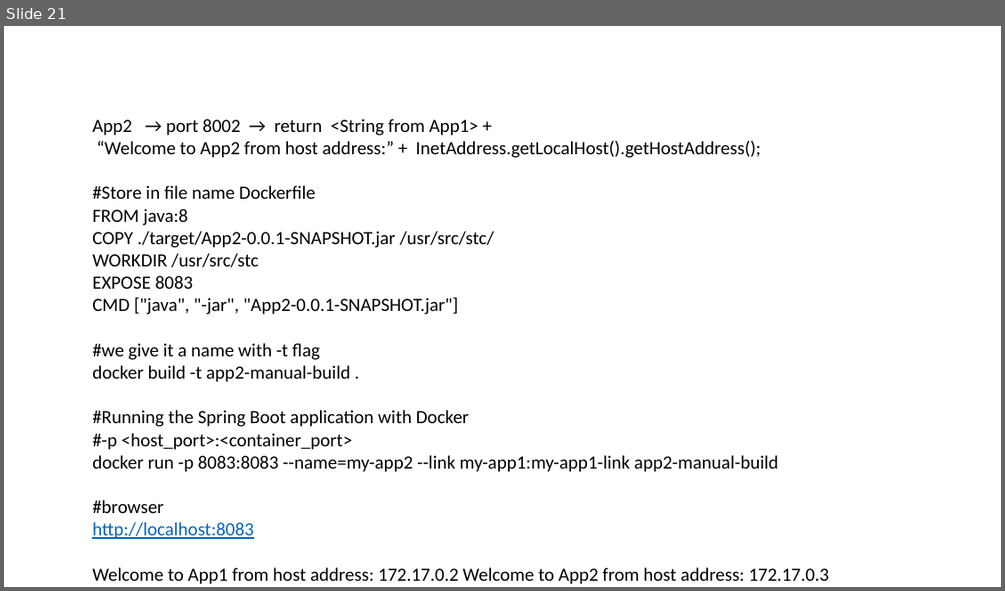
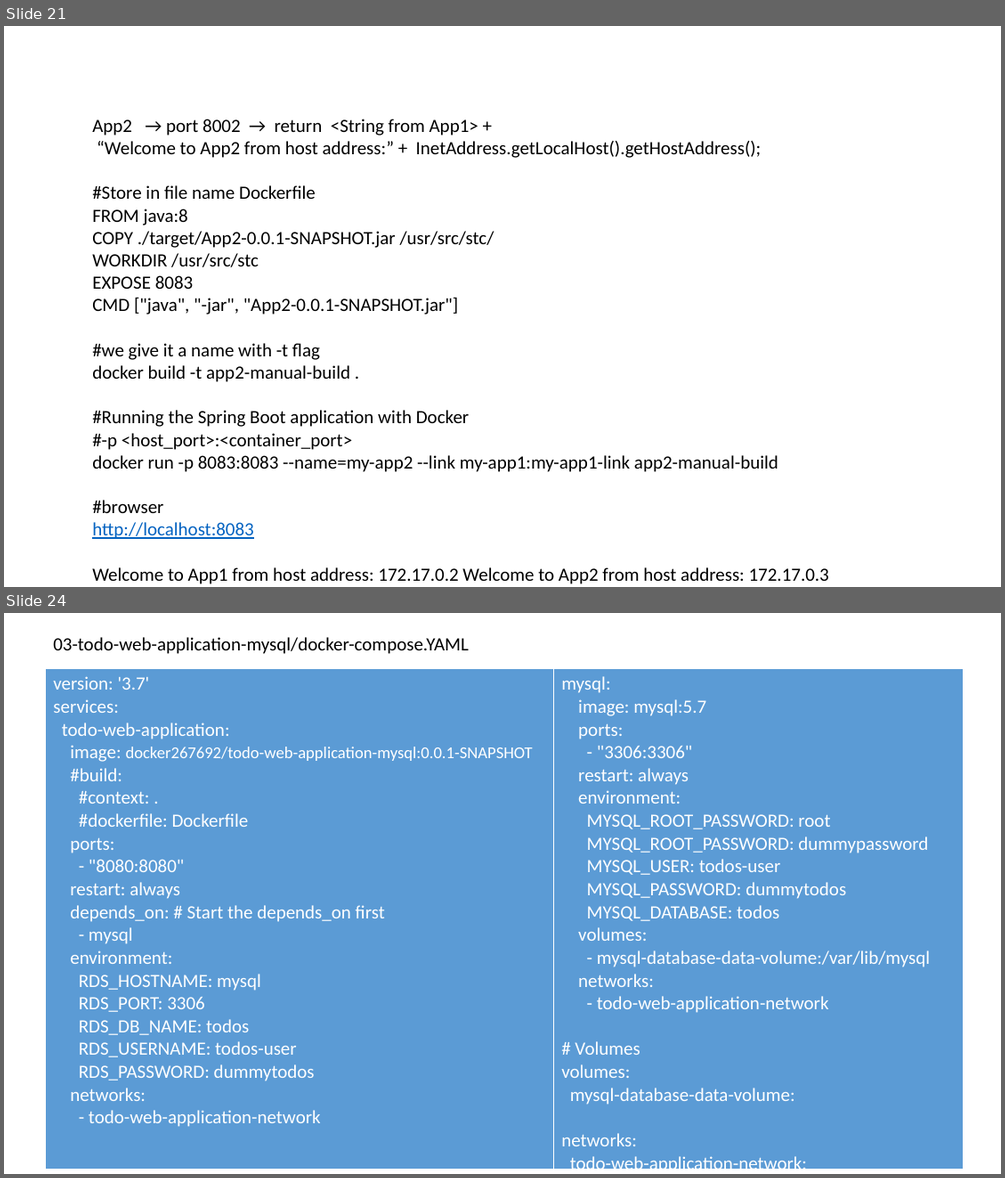
Before and after one commit to SelvamThangaraj/Docker, a slide deck: Docker_training.pptx. Shown one above the other, each under a label of ours: slide 21 before the commit, slides 21 and 24 after it; the slides between them are not shown. The pictures are 1005x591 and 1005x1178 pixels, drawn with LibreOffice and Linux fonts; fonts in the diff are those of the drawing. Boxes give left, top, right and bottom in pixels: in the first picture for what was removed or moved away, otherwise in the second. Text is boxed around its words. In the diff, an @@ line names an element or a change of style, - is before the commit and + after.

Commit message:
updated

```diff
--- a/Docker_training.pptx
+++ b/Docker_training.pptx
@@ slide 24 added at <box>4,613,1001,1174</box>, background #FFFFFF @@
@@ text added at <box>53,637,469,654</box>, 18 pt, text #000000 @@
+03-todo-web-application-mysql/docker-compose.YAML
@@ table added at <box>46,669,963,1174</box>, 1 rows, 2 columns @@
+version: '3.7' / services: / todo-web-application: / image: docker267692/todo-web-application-mysql:0.0.1-SNAPSHOT / #build: / #context: . / #dockerfile: Dockerfile / ports: / - "8080:8080" / restart: always / depends_on: # Start the depends_on first / - mysql / environment: / RDS_HOSTNAME: mysql / RDS_PORT: 3306 / RDS_DB_NAME: todos / RDS_USERNAME: todos-user / RDS_PASSWORD: dummytodos / networks: / - todo-web-application-network | mysql: / image: mysql:5.7 / ports: / - "3306:3306" / restart: always / environment: / MYSQL_ROOT_PASSWORD: root / MYSQL_ROOT_PASSWORD: dummypassword / MYSQL_USER: todos-user / MYSQL_PASSWORD: dummytodos / MYSQL_DATABASE: todos / volumes: / - mysql-database-data-volume:/var/lib/mysql / networks: / - todo-web-application-network / # Volumes / volumes: / mysql-database-data-volume: / networks: / todo-web-application-network:
```
Also in this commit, not shown: 2 other slides added.
